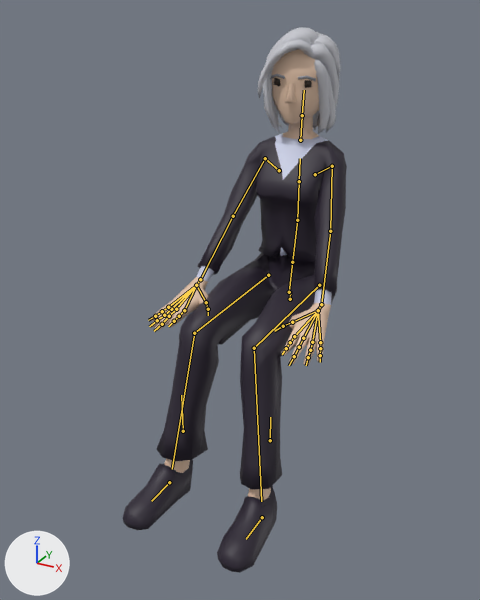
The glTF model js/models/avatars/club-crowd-f6.glb as it was, and as the next commit left it.
One viewpoint serves both versions: a 50 mm camera at (0.866, -1.871, 1.426) aimed at (-0.023, -0.254, 0.618). The lights are fixed; the arrows at lower left show +X, +Y and +Z. The older version comes first. Both versions are drawn at frame 287 of the action 'Seated_Low_Loop'; the numbers are the values there. The bones that change, and the others that lie on the model, are drawn over the model as lines.

In view in the first picture: 'Suit_Body'.
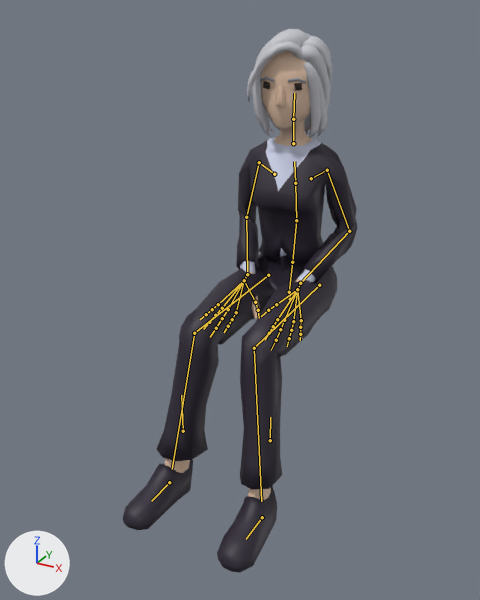
Where the change shows, as pixel boxes (x1, y1, x2, y2) in the pictures (480 x 600 px):
'Suit_Body', posed: before (123, 27, 347, 573); after (123, 29, 357, 573)
bone 'Abdomen', root to tip: before (292, 262) to (297, 220); after (292, 262) to (296, 220)
bone 'Torso', root to tip: before (297, 220) to (299, 181); after (296, 220) to (295, 183)
bone 'Chest', root to tip: before (299, 181) to (300, 158); after (295, 183) to (294, 161)
bone 'Neck', root to tip: before (300, 140) to (302, 115); after (293, 143) to (293, 119)
bone 'Head', root to tip: before (302, 115) to (304, 90); after (293, 119) to (294, 93)
bone 'UpperArm.L', root to tip: before (332, 166) to (330, 231); after (327, 170) to (349, 231)
bone 'LowerArm.L', root to tip: before (330, 231) to (321, 304); after (349, 231) to (300, 283)
bone 'Wrist.L', root to tip: before (321, 304) to (318, 310); after (300, 283) to (297, 289)
bone 'UpperArm.R', root to tip: before (265, 158) to (233, 216); after (259, 162) to (246, 217)
bone 'LowerArm.R', root to tip: before (233, 216) to (200, 279); after (246, 217) to (247, 274)
bone 'Wrist.R', root to tip: before (200, 279) to (196, 285); after (247, 274) to (244, 280)

What the commit changed:
Bone 'Abdomen' (bone_abdomen) turns from (0, 0, 0) to (4, 0, 0) degrees about its own x, y and z.
Bone 'Torso' (bone_torso) turns from (0, 0, 0) to (5, 0, 0) degrees about its own x, y and z.
Bone 'Chest' (bone_chest) turns from (0, 0, 0) to (5, 0, 0) degrees about its own x, y and z.
Bone 'Neck' (bone_neck) turns from (0, 1, 0) to (-6, 1, 0) degrees about its own x, y and z.
Bone 'Head' (bone_head) turns from (-1, 2, -1) to (-8, 2, 0) degrees about its own x, y and z.
Bone 'UpperArm.L' (bone_upperarm_l) turns from (-59, -20, -38) to (-71, -2, 12) degrees about its own x, y and z.
Bone 'LowerArm.L' (bone_lowerarm_l) turns from (-2, 9, 4) to (-53, 31, -94) degrees about its own x, y and z.
Bone 'Wrist.L' (bone_wrist_l) turns from (19, 29, -26) to (21, 25, 19) degrees about its own x, y and z.
Bone 'UpperArm.R' (bone_upperarm_r) turns from (-58, 21, 39) to (-73, 3, -11) degrees about its own x, y and z.
Bone 'LowerArm.R' (bone_lowerarm_r) turns from (-2, -9, -4) to (-52, -32, 92) degrees about its own x, y and z.
Bone 'Wrist.R' (bone_wrist_r) turns from (19, -29, 26) to (20, -26, -19) degrees about its own x, y and z.
